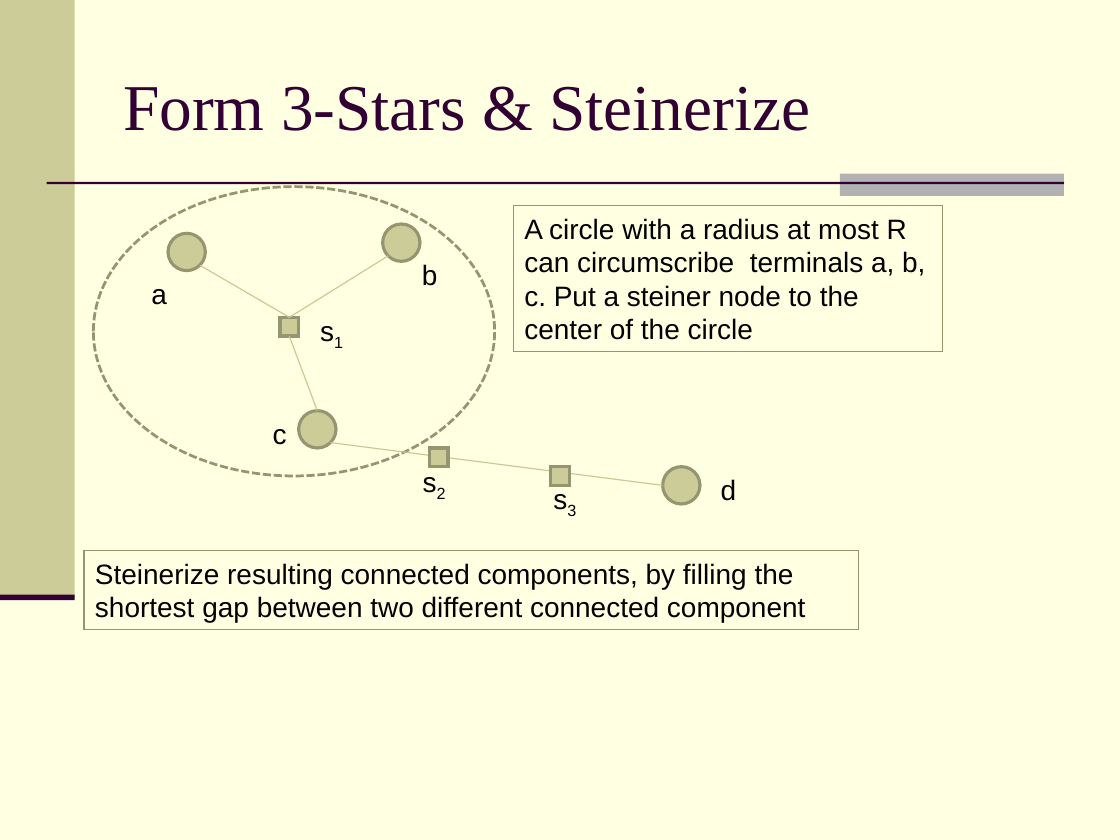
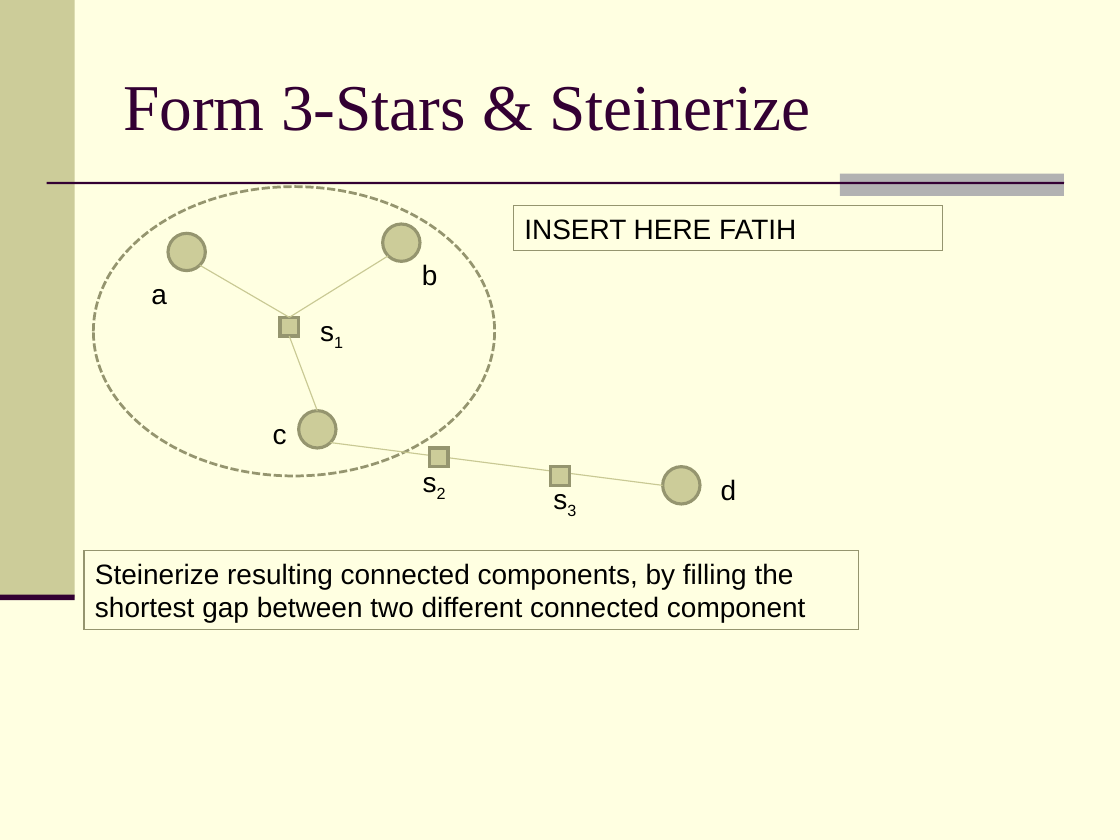
Before and after one commit to feltenberger/cmsc-641-fsmt, a slide deck: slide 8 of Paper/Presentation/Fair, Energy-aware Connectivity in Wireless Sensor Networks.ppt (slide 7 before the commit). Drawn at 1120x840 pixels with LibreOffice and Linux fonts; fonts in the diff are those of the drawing. Boxes give left, top, right and bottom in pixels: in the first picture for what was removed or moved away, otherwise in the second. Text is boxed around its words. In the diff, an @@ line names an element or a change of style, - is before the commit and + after.

```diff
--- a/Paper/Presentation/Fair, Energy-aware Connectivity in Wireless Sensor Networks.ppt
+++ b/Paper/Presentation/Fair, Energy-aware Connectivity in Wireless Sensor Networks.ppt
@@ rectangle removed at (x1=513, y1=205, x2=942, y2=351) @@
-A circle with a radius at most R can circumscribe terminals a, b, c. Put a steiner node to the center of the circle
@@ rectangle added at (x1=513, y1=205, x2=942, y2=250), outline #95956F 0.74 pt, 18 pt, text #000000 @@
+INSERT HERE FATIH
```
Also in this commit, not shown: 3 other slides changed, 3 slides added, 1 slide removed.
